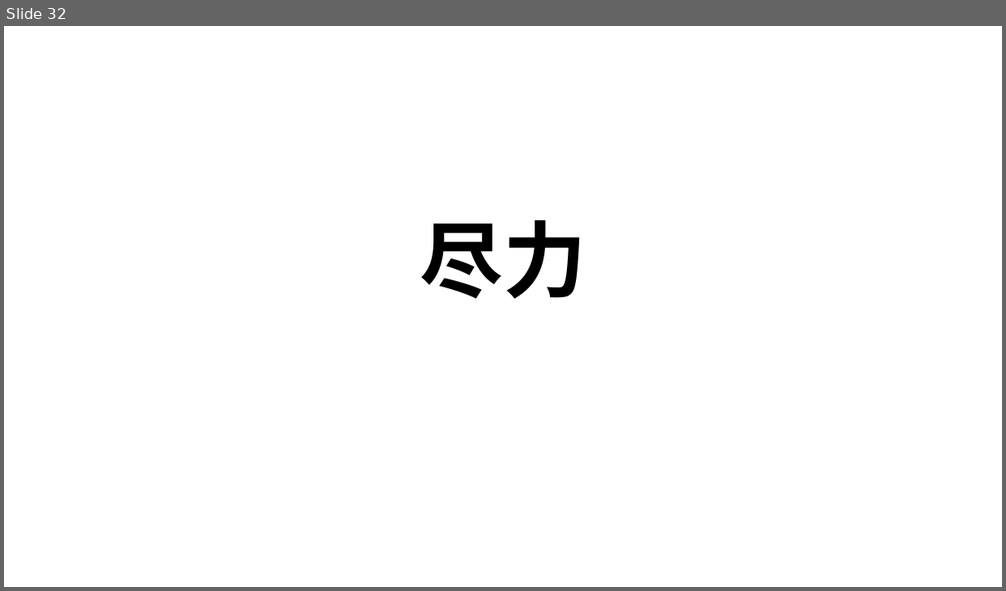
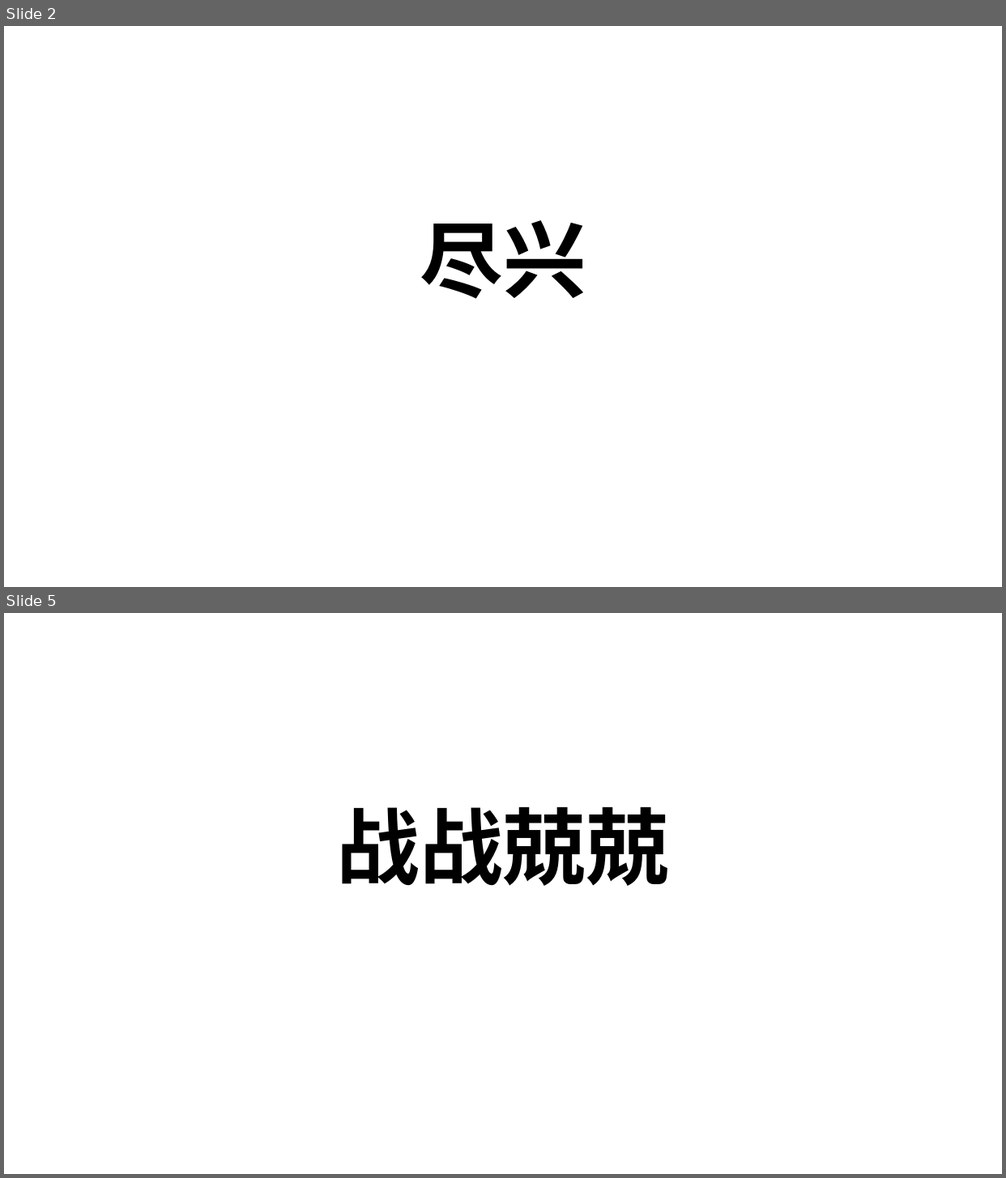
Before and after one commit to wavecheng/WordGuessGame, a slide deck: 小学语文二上.pptx. Shown one above the other, each under a label of ours: slide 32 before the commit, slides 2 and 5 after it; the slides between them are not shown. The pictures are 1006x591 and 1006x1178 pixels, drawn with LibreOffice and Linux fonts; fonts in the diff are those of the drawing. Boxes give left, top, right and bottom in pixels: in the first picture for what was removed or moved away, otherwise in the second. Text is boxed around its words. In the diff, an @@ line names an element or a change of style, - is before the commit and + after.

```diff
--- a/小学语文二上.pptx
+++ b/小学语文二上.pptx
@@ slide 5 added at (4, 613, 1002, 1174), background #FFFFFF @@
@@ title added at (337, 807, 670, 886), 60 pt, text #000000, bold @@
+战战兢兢
@@ what was slide 32 is now slide 2 @@
@@ slide 2 changed as well @@
@@ title at (420, 220, 586, 299): text changed @@
-尽力
+尽兴
```
Also in this commit, not shown: 1 other slide changed, 7 other slides added, 48 slides removed, 10 other files.
